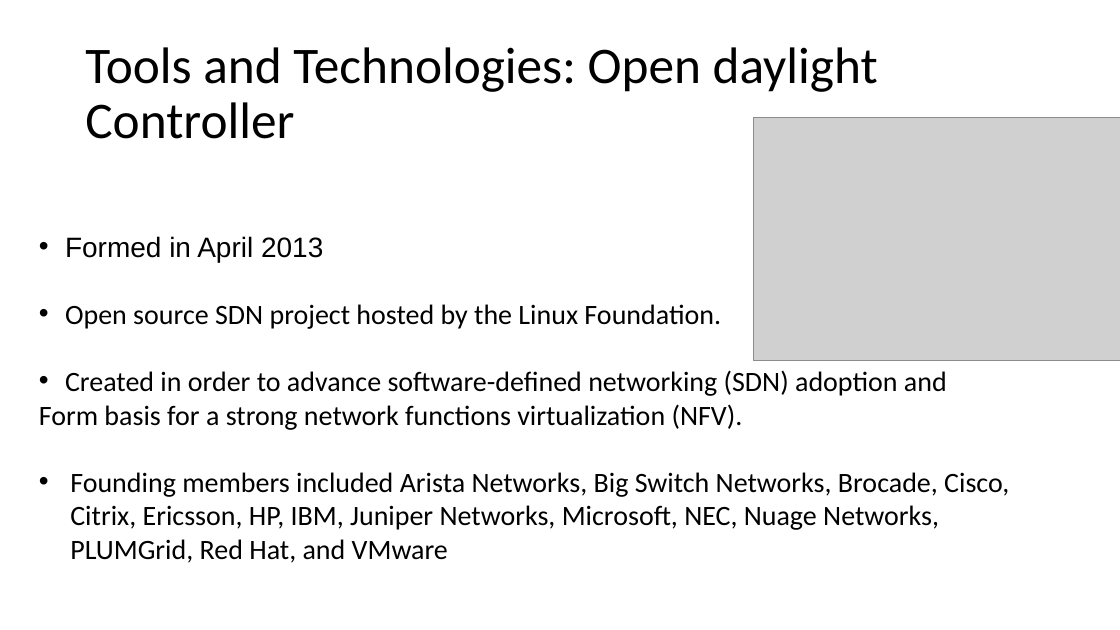
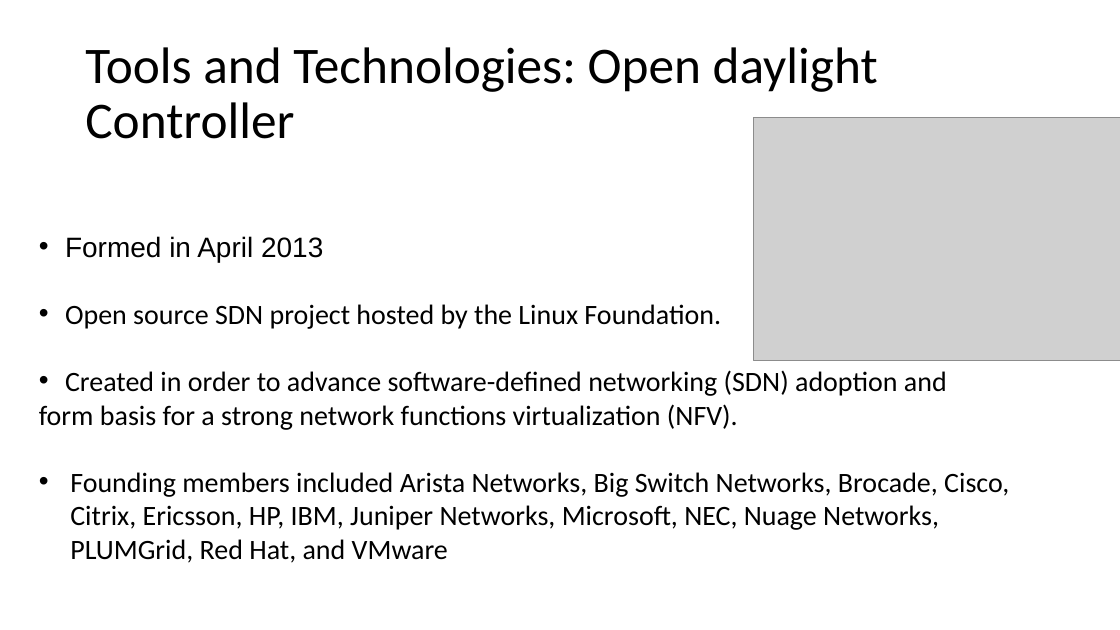
Before and after one commit to BU-NU-CLOUD-SP16/Network-Programmability-as-a-Service, a slide deck: slide 12 of Demo_1.pptx. Drawn at 1120x630 pixels with LibreOffice and Linux fonts; fonts in the diff are those of the drawing; grey boxes stand for pictures. Boxes give left, top, right and bottom in pixels: in the first picture for what was removed or moved away, otherwise in the second. Text is boxed around its words. In the diff, an @@ line names an element or a change of style, - is before the commit and + after.

Commit message:
minor changes

```diff
--- a/Demo_1.pptx
+++ b/Demo_1.pptx
@@ text at <box>39,404,738,430</box>: text changed @@
-Form basis for a strong network functions virtualization (NFV).
+form basis for a strong network functions virtualization (NFV).
```
